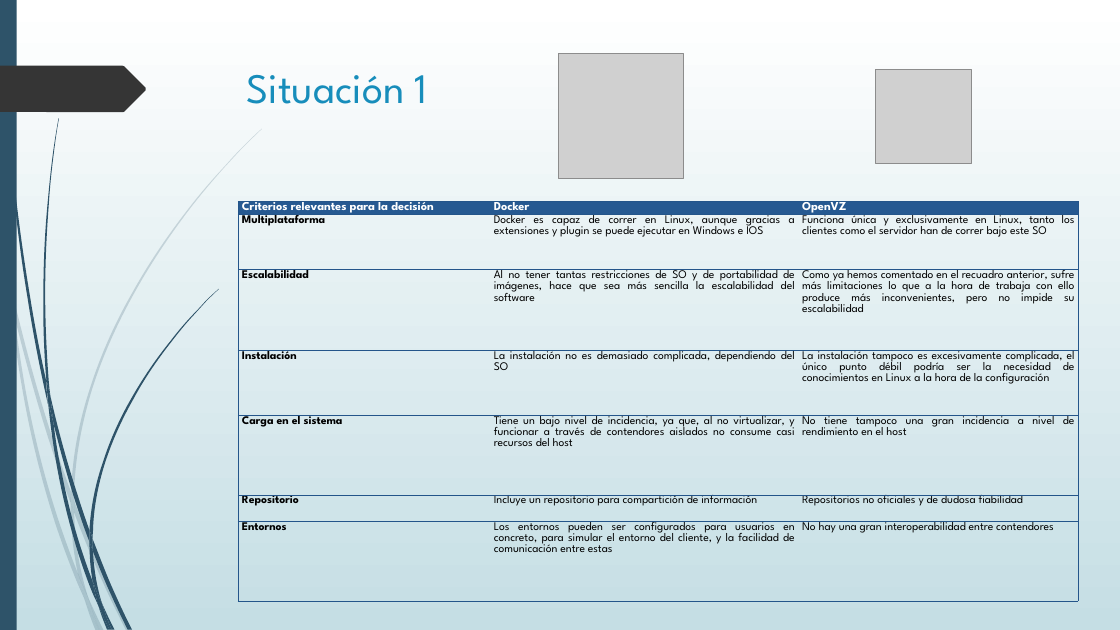
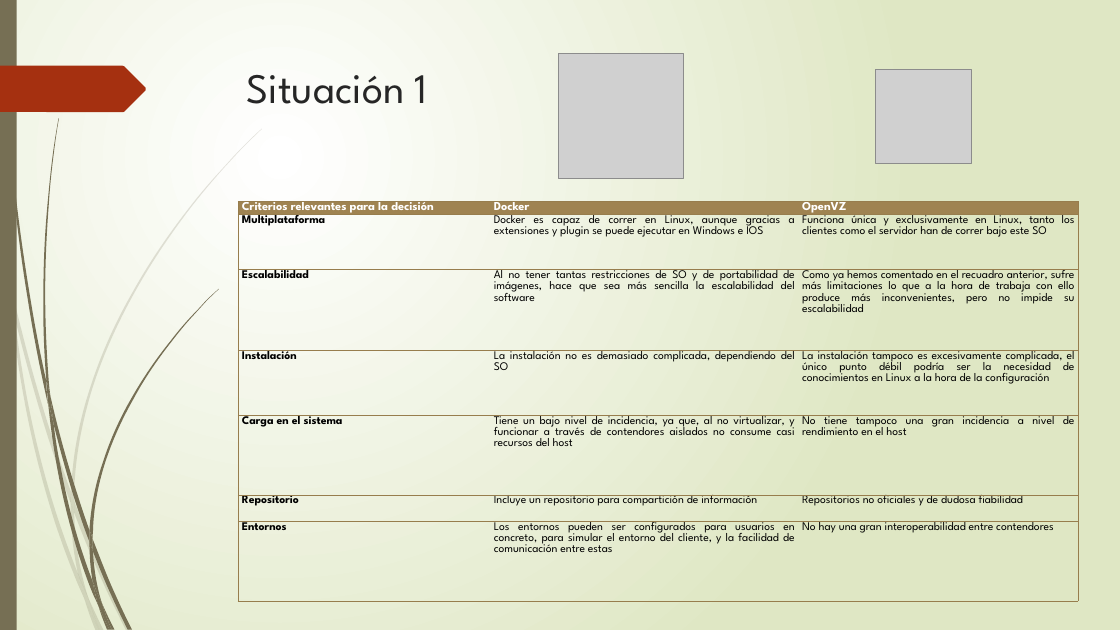
Before and after one commit to DiegoUAH/TG2, a slide deck: slide 3 of TG2 - AdrianBlancoDominguez.pptx. Drawn at 1120x630 pixels with LibreOffice and Linux fonts; fonts in the diff are those of the drawing; grey boxes stand for pictures. Boxes give left, top, right and bottom in pixels: in the first picture for what was removed or moved away, otherwise in the second. Text is boxed around its words. In the diff, an @@ line names an element or a change of style, - is before the commit and + after.

```diff
--- a/TG2 - AdrianBlancoDominguez.pptx
+++ b/TG2 - AdrianBlancoDominguez.pptx
@@ background gradient #FFFFFF to #C5DEE5 to gradient #FFFFFF to #DFE8C4 @@
@@ freeform shape at box(3, 0, 48, 404): fill #2E5369 to #766F54; outline redrawn @@
@@ title "Situación 1" at box(247, 75, 428, 104): text colour #178DBB to #262626 @@
@@ freeform shape at box(0, 66, 146, 112): fill #353535 to #A53010 @@
@@ fill #2E5369 to #766F54 in 12 elements at box(50, 397, 89, 542), box(92, 539, 132, 629), box(48, 401, 98, 607), box(103, 604, 115, 630), box(46, 377, 54, 424), box(89, 289, 218, 539), box(98, 607, 109, 630), box(89, 542, 102, 604), box(89, 530, 92, 551), box(92, 581, 112, 629), box(0, 0, 17, 630), box(43, 118, 59, 397) @@
@@ table at box(239, 202, 1079, 605) @@
@@ borders changed @@
@@ fill #2E5369 at 20% opacity to #766F54 at 20% opacity in 10 elements at box(0, 237, 9, 294), box(12, 290, 71, 503), box(74, 501, 130, 630), box(88, 597, 104, 630), box(9, 294, 85, 600), box(71, 503, 88, 597), box(71, 129, 262, 501), box(85, 600, 100, 630), box(71, 492, 74, 513), box(78, 574, 100, 630) @@
```
Also in this commit, not shown: 4 other slides changed.
